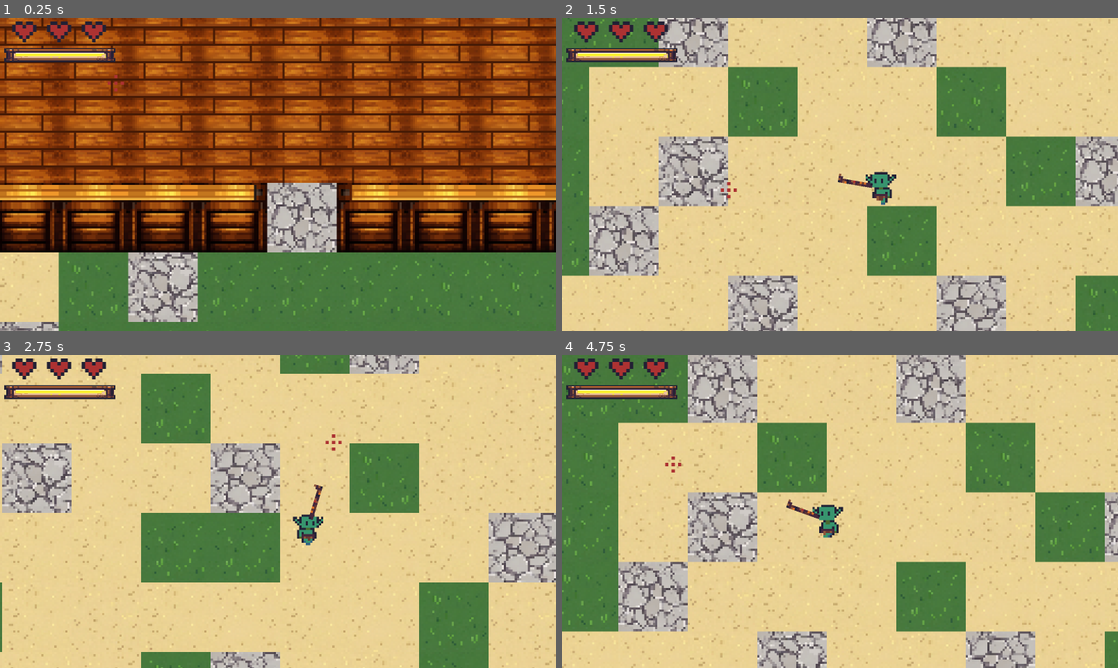
Above: before the commit, frames 1-4 (two rows, left to right).
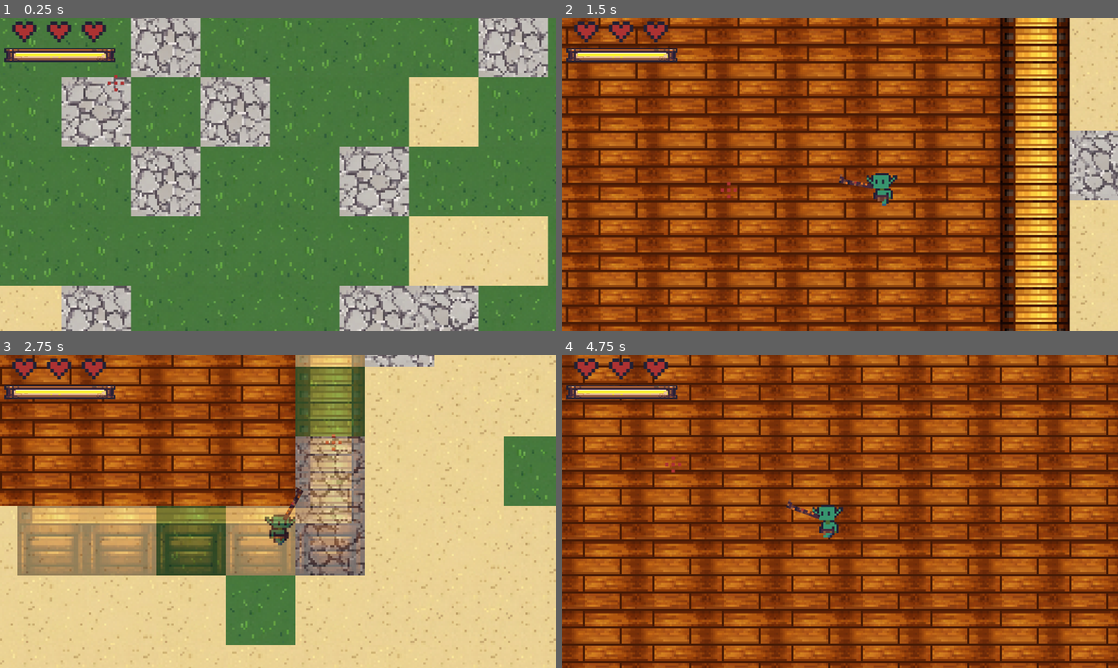
Above: after the commit, the same moments.

Repository: futurediffusion/nuclear-sand-box
Game: Godot game, scene res://scenes/main.tscn
The game is run twice, just before and just after one commit, with the same random seed, the same clock (stepped at 60 frames per second) and the same inputs. The project has no main scene, so this scene is started directly. Sound files missing from this copy of the repository are replaced by a short silence.
Inputs (mouse positions are in pixels of both pictures, inside the frame that each line leads up to):
- Up to frame 1 (0.25 s): no input
- Up to frame 2 (1.5 s): tap Enter at 0.5 s; move the mouse to (962, 158) at 0.52 s; hold Right (move_right) 0.53-1.28 s; click (962, 158) at 0.6 s; move the mouse to (728, 190) at 1.27 s; hold Down (move_down) from 1.28 s (still down); right-click (728, 190) at 1.35 s
- Up to frame 3 (2.75 s): move the mouse to (333, 442) at 2.02 s; release Down (move_down) at 2.03 s; hold Right (move_right) from 2.03 s (still down); tap 1 at 2.1 s
- Up to frame 4 (4.75 s): move the mouse to (812, 574) at 2.77 s; release Right (move_right) at 2.78 s; hold Up (move_up) 2.78-3.53 s; tap 2 at 2.85 s; move the mouse to (1006, 558) at 3.52 s; hold Left (move_left) from 3.53 s (still down); tap 3 at 3.6 s; move the mouse to (673, 464) at 4.27 s; tap 4 at 4.35 s

The runs differ from the first frame. In frame 1, 86% of the frame differs, in the area x 0-100%, y 0-100%; in frame 2, 93%; in frame 3, 60%; in frame 4, 98%.

Commit message:
Restore dev: world system fixes + whatever

Diff:
--- a/scripts/world/world.gd
+++ b/scripts/world/world.gd
@@ -19,6 +19,7 @@
 var current_player_chunk := Vector2i(-999, -999)
 
 var spawn_tile: Vector2i
+var tavern_chunk: Vector2i
 const COPPER_MIN_DIST_TILES := 10
 var _chunk_timer: float = 0.0
 var _pick_rng := RandomNumberGenerator.new()
@@ -92,13 +93,15 @@
 	player = get_node_or_null("../Player")
 
 	# Spawn del mundo en el centro del mapa (en tiles)
-	spawn_tile = Vector2i(width / 2, height / 2)
+	tavern_chunk = _tile_to_chunk(Vector2i(width / 2, height / 2))
+	spawn_tile = get_tavern_center_tile(tavern_chunk)
 
 	# mover player al centro REAL en el mundo
+	var spawn_world: Vector2 = _tile_to_world(spawn_tile)
 	if player:
-		player.global_position = tilemap.map_to_local(spawn_tile)
-
-	current_player_chunk = world_to_chunk(tilemap.map_to_local(spawn_tile))
+		player.global_position = spawn_world
+
+	current_player_chunk = world_to_chunk(spawn_world)
 	update_chunks(current_player_chunk)
 
 func _process(delta: float) -> void:
@@ -119,6 +122,13 @@
 func world_to_chunk(pos: Vector2) -> Vector2i:
 	var tile_pos: Vector2i = _world_to_tile(pos)
 	return _tile_to_chunk(tile_pos)
+
+func _is_chunk_in_active_window(chunk_pos: Vector2i, center: Vector2i) -> bool:
+	if abs(chunk_pos.x - center.x) > active_radius:
+		return false
+	if abs(chunk_pos.y - center.y) > active_radius:
+		return false
+	return true
 
 func update_chunks(center: Vector2i) -> void:
 	if player:
@@ -184,6 +194,15 @@
 	generated_chunks[chunk_pos] = true
 	generating_chunks.erase(chunk_pos)
 
+	# Si el chunk se terminó de cocinar mientras seguía dentro del radio activo,
+	# hay que cargar sus entidades y tiles persistentes de inmediato.
+	# Esto evita que la taberna/estructuras no aparezcan hasta que el jugador
+	# cambie de chunk (o que parezcan no generarse nunca en el spawn inicial).
+	if _is_chunk_in_active_window(chunk_pos, current_player_chunk):
+		if not loaded_chunks.has(chunk_pos):
+			load_chunk_entities(chunk_pos)
+			loaded_chunks[chunk_pos] = true
+
 func unload_chunk(chunk_pos: Vector2i) -> void:
 	var start_x := chunk_pos.x * chunk_size
 	var start_y := chunk_pos.y * chunk_size
@@ -261,9 +280,9 @@
 			"camps": [],
 			"placed_tiles": []
 		}
-		# 10% de probabilidad de taberna
-		generate_tavern_in_chunk(chunk_pos)
 		chunk_occupied_tiles[chunk_pos] = {}
+		if chunk_pos == tavern_chunk:
+			generate_tavern_in_chunk(chunk_pos)
 	else:
 		return
 
@@ -417,6 +436,9 @@
 func _world_to_tile(world_pos: Vector2) -> Vector2i:
 	return tilemap.local_to_map(tilemap.to_local(world_pos))
 
+func _tile_to_world(tile_pos: Vector2i) -> Vector2:
+	return tilemap.to_global(tilemap.map_to_local(tile_pos))
+
 func _tile_to_chunk(tile_pos: Vector2i) -> Vector2i:
 	var cx: int = int(floor(float(tile_pos.x) / float(chunk_size)))
 	var cy: int = int(floor(float(tile_pos.y) / float(chunk_size)))
@@ -655,3 +677,15 @@
 	for y in range(y0 + 2, y1):
 		_place_tile_persistent(chunk_pos, LAYER_WALLS, Vector2i(x0, y), SRC_WALLS, ROOF_VERTICAL)
 		_place_tile_persistent(chunk_pos, LAYER_WALLS, Vector2i(x1, y), SRC_WALLS, ROOF_VERTICAL)
+
+	# Reservar la huella de la taberna para que no se superpongan ores/camps.
+	for y in range(y0, y1 + 1):
+		for x in range(x0, x1 + 1):
+			_mark_tile_occupied(chunk_pos, Vector2i(x, y))
+
+func get_tavern_center_tile(chunk_pos: Vector2i) -> Vector2i:
+	var w: int = 12
+	var h: int = 8
+	var x0: int = chunk_pos.x * chunk_size + 4
+	var y0: int = chunk_pos.y * chunk_size + 3
+	return Vector2i(x0 + (w / 2), y0 + (h / 2))
Not shown: 1 places in scenes/copper_ore.tscn that only renumber resources
